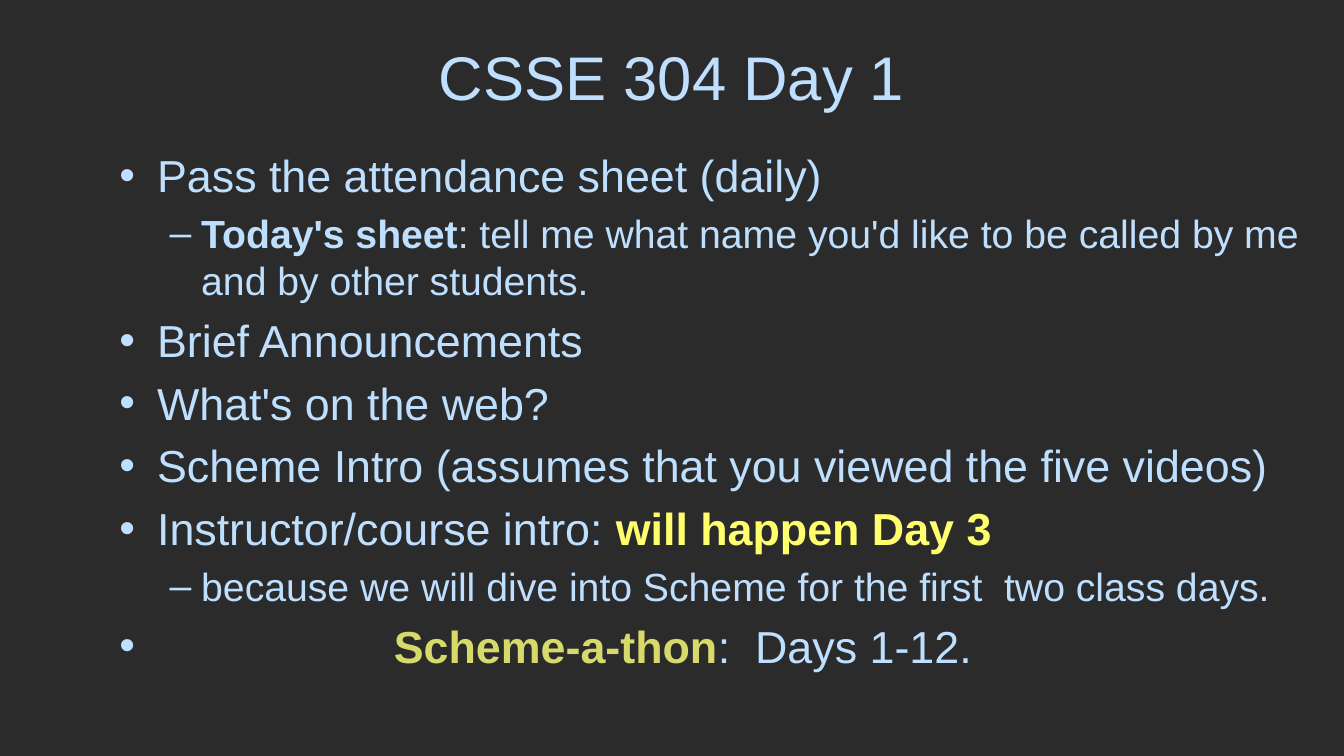
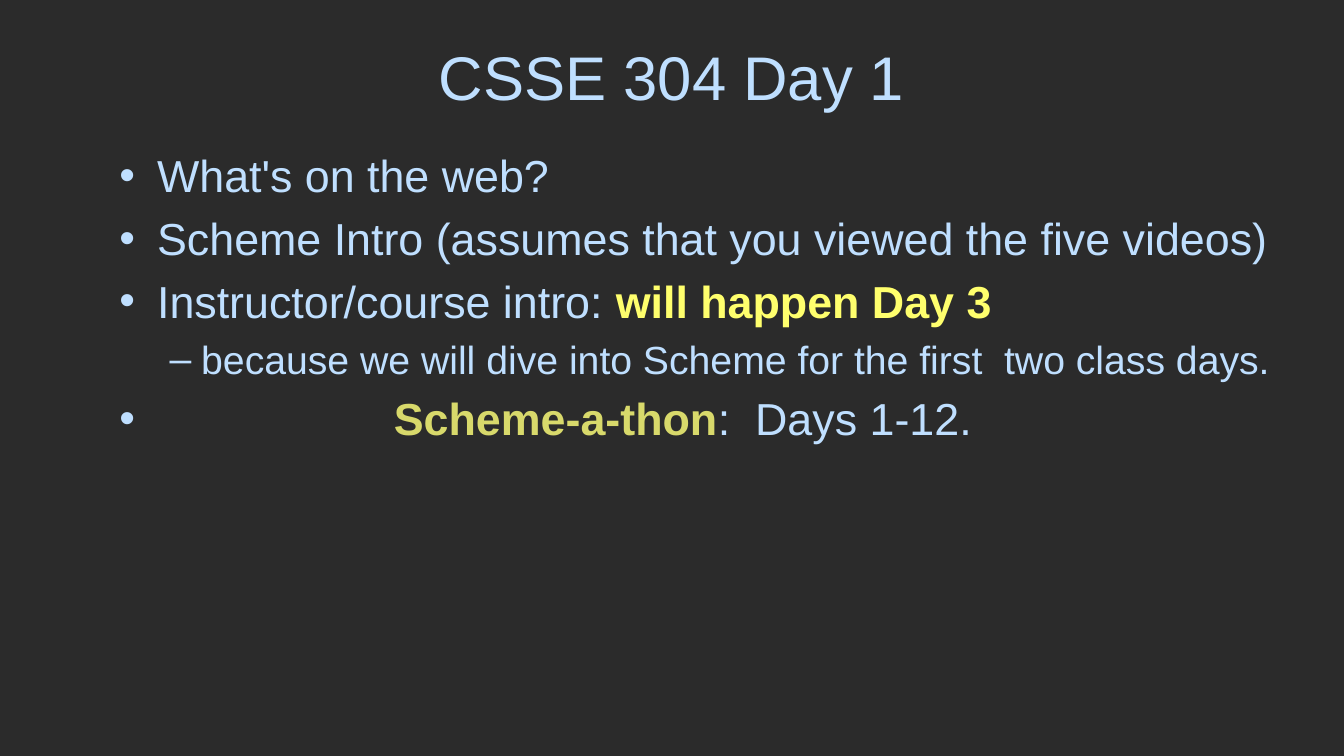
Before and after one commit to RHIT-CSSE/csse304, a slide deck: slide 3 of ClassMaterials/SchemeIntro/SchemeIntro.pptx (slide 2 before the commit). Drawn at 1344x756 pixels with LibreOffice and Linux fonts; fonts in the diff are those of the drawing; background and template pictures are left out; a plain dark background stands for a picture behind light text. Boxes give left, top, right and bottom in pixels: in the first picture for what was removed or moved away, otherwise in the second. Text is boxed around its words. In the diff, an @@ line names an element or a change of style, - is before the commit and + after.

```diff
--- a/ClassMaterials/SchemeIntro/SchemeIntro.pptx
+++ b/ClassMaterials/SchemeIntro/SchemeIntro.pptx
@@ text at <box>157,159,1298,358</box>: paragraphs removed @@
-• Pass the attendance sheet (daily)
-  – Today's sheet: tell me what name you'd like to be called by me and by other students.
-• Brief Announcements
```
Also in this commit, not shown: 5 other slides changed, 1 slide added, 3 other files.
